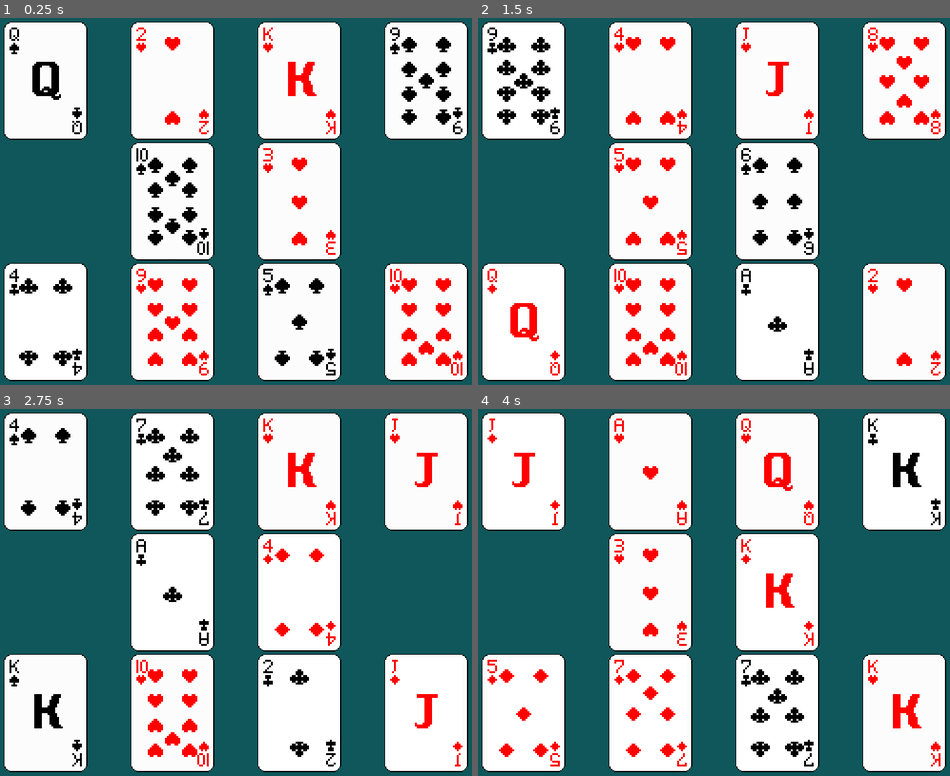
Above: before the commit, frames 1-4 (two rows, left to right).
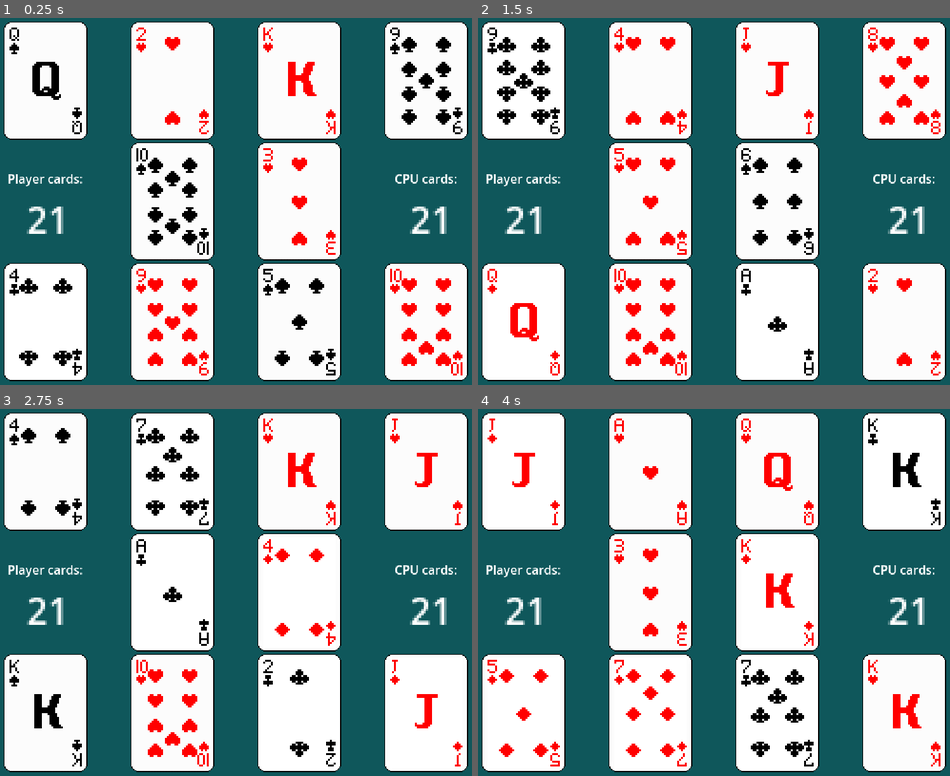
Above: after the commit, the same moments.

Repository: Alejo-Martinez-Grau/godot-chin
Game: Godot game, scene res://main.tscn
The game is run twice, just before and just after one commit, with the same random seed, the same clock (stepped at 60 frames per second) and the same inputs.
Inputs:
- Up to frame 1 (0.25 s): no input
- Up to frame 2 (1.5 s): tap Enter at 0.5 s; hold Right (ui_right) 0.53-1.28 s; tap Space at 0.6, 0.77, 1.07, 1.35 s; hold Down (ui_down) from 1.28 s (still down)
- Up to frame 3 (2.75 s): tap Space at 1.52, 1.82, 2.1 s; release Down (ui_down) at 2.03 s; hold Right (ui_right) from 2.03 s (still down)
- Up to frame 4 (4 s): tap Space at 2.75, 2.85, 3.02, 3.32, 3.6, 3.77 s; release Right (ui_right) at 2.78 s; hold Up (ui_up) 2.78-3.53 s; hold Left (ui_left) from 3.53 s (still down)

The runs differ from the first frame. In frame 1, 0.9% of the frame differs, in the area x 1-97%, y 42-59%; in frame 2, 0.9%; in frame 3, 0.9%; in frame 4, 0.9%.

Commit message:
deck card counter for player and oponent

Diff:
--- a/Card.gd
+++ b/Card.gd
@@ -6,7 +6,7 @@
 # rank number 2-15
 func setValue(suitRank: Array):
 	val = suitRank
-	print([val[0],val[1]])
+	#print([val[0],val[1]])
 	get_node("Spade").visible = false
 	get_node("Diamond").visible = false
 	get_node("Heart").visible = false
--- a/main.gd
+++ b/main.gd
@@ -2,6 +2,9 @@
 
 var playerDeck = null
 var oponentDeck = null
+var spitCondition = false
+
+var cards = ["Card1", "Card2","Card3","Card4"]
 
 # Called when the node enters the scene tree for the first time.
 func _ready():
@@ -31,11 +34,14 @@
 	for i in range(6, 11):
 		get_node("Card" + str(i)).setValue(oponentDeck.pop_front())
 		get_node("Card" + str(i)).visible = true
+	updateCounter()
+
 	#
 	#print("playerDeck ", playerDeck.size(), playerDeck[0], playerDeck[-1])
 	#print("oponentDeck ", oponentDeck.size(), oponentDeck[0], oponentDeck[-1])
 
 func _process(_delta):
+	checkSpitCondition()
 	handleInputs()
 
 func setCard(cardNode: Node):
@@ -47,8 +53,6 @@
 		cardNode.visible = false
 
 func handleInputs():
-	var cards = ["Card1", "Card2","Card3","Card4"]
-
 	for card in cards:
 		if(Input.is_action_pressed("select" + card) && get_node(card).visible):
 			get_node(card + "/Panel").visible = true
@@ -56,8 +60,37 @@
 		else:
 			get_node(card + "/Panel").visible = false
 
+		if(Input.is_action_just_released("ui_up")):
+			if(get_node(card).visible == false):
+				if(playerDeck):
+					get_node(card).setValue(playerDeck.pop_front())
+					get_node(card).visible = true
+					updateCounter()
+					return
+				else:
+					#TODO: WIN CONDITION
+					print("YOU WIN")
+					pass
+
+
 func _input(ev):
 	if ev is InputEventKey and ev.pressed:
+		if(Input.is_action_pressed("ui_down")):
+			if(spitCondition):
+				print("SPIT")
+			else:
+				print("NOT SPIT")
 		# restart game
 		if(ev.keycode == KEY_SPACE):
 			init()
+
+func checkSpitCondition():
+	if($Card9.val[1]) == $Card10.val[1]:
+		spitCondition = true
+	else:
+		spitCondition = false
+
+
+func updateCounter():
+	$PlayerCounter/CardCounter.set_text(str(playerDeck.size()))
+	$CPUCounter/CardCounter.set_text(str(oponentDeck.size()))
--- a/main.tscn
+++ b/main.tscn
@@ -35,3 +35,37 @@
 
 [node name="Card10" parent="." instance=ExtResource("1_gfoq1")]
 position = Vector2(500, 300)
+
+[node name="PlayerCounter" type="Label" parent="."]
+offset_left = 40.0
+offset_top = 250.0
+offset_right = 143.0
+offset_bottom = 273.0
+scale = Vector2(1.2, 1.2)
+size_flags_horizontal = 4
+text = "Player cards: "
+
+[node name="CardCounter" type="Label" parent="PlayerCounter"]
+layout_mode = 0
+offset_left = 25.0
+offset_top = 30.0
+offset_right = 46.0
+offset_bottom = 53.0
+scale = Vector2(3, 3)
+
+[node name="CPUCounter" type="Label" parent="."]
+offset_left = 650.0
+offset_top = 250.0
+offset_right = 753.0
+offset_bottom = 273.0
+scale = Vector2(1.2, 1.2)
+size_flags_horizontal = 4
+text = "CPU cards: "
+
+[node name="CardCounter" type="Label" parent="CPUCounter"]
+layout_mode = 0
+offset_left = 20.0
+offset_top = 30.0
+offset_right = 60.0
+offset_bottom = 53.0
+scale = Vector2(3, 3)
